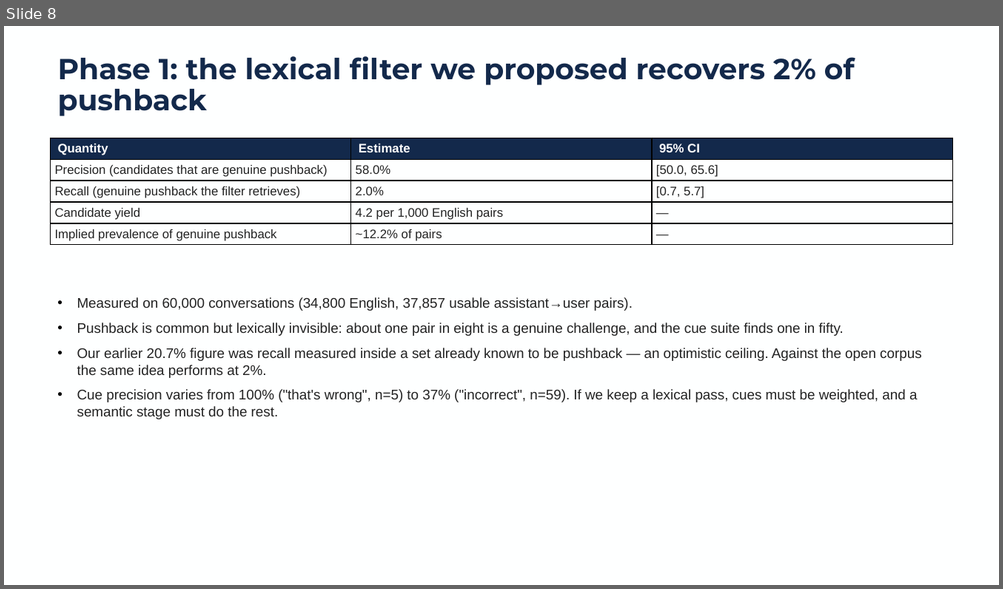
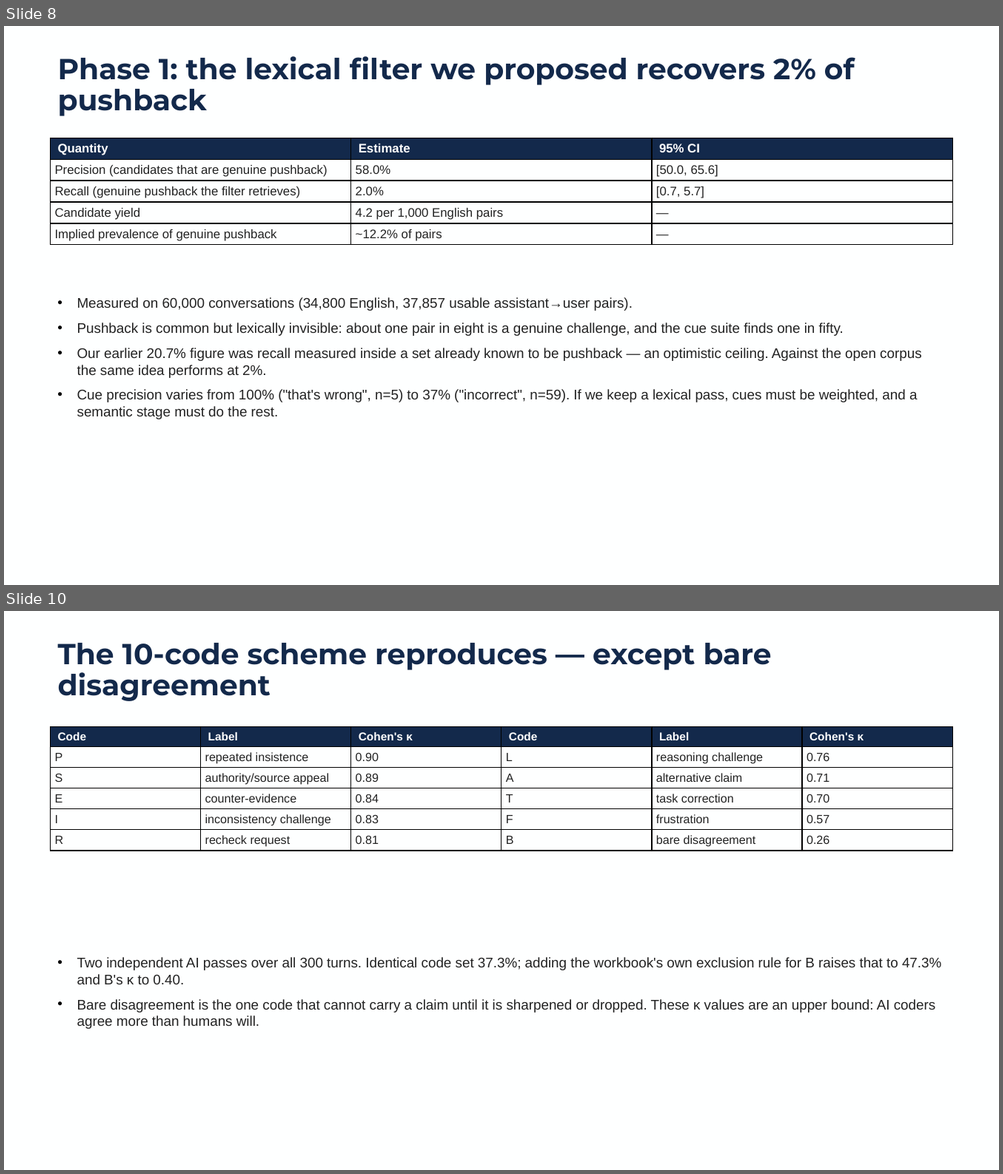
Before and after one commit to Devansh63/cs598-pushback-test, a slide deck: Devansh/progress/Progress_Slides.pptx. Shown one above the other, each under a label of ours: slide 8 before the commit, slides 8 and 10 after it; the slides between them are not shown. The pictures are 1003x589 and 1003x1174 pixels, drawn with LibreOffice and Linux fonts; fonts in the diff are those of the drawing; background and template pictures are left out. Boxes give left, top, right and bottom in pixels: in the first picture for what was removed or moved away, otherwise in the second. Text is boxed around its words. In the diff, an @@ line names an element or a change of style, - is before the commit and + after.

Commit message:
Add pushback_300 corpus: parse, audit, coding checks, natural-context replay
- loader for 300 real WildChat pushback cases (raw conversation text stays local)
- AI prescreen precision 100/100 on a 100-case sample
- 10-code reproducibility: nine codes at kappa 0.70-0.90; bare disagreement 0.26
  (0.40 with the workbook's own mutual-exclusion rule)
- natural-context replay (600 trials): 72-78% adoption vs 0-8% in the
  supplied-history pilot, matching the published 67-77% range
- PROGRESS, HANDOFF, README updated; deck extended to 12 slides

```diff
--- a/Devansh/progress/Progress_Slides.pptx
+++ b/Devansh/progress/Progress_Slides.pptx
@@ slide 10 added at [4, 611, 999, 1170], background picture (left out) @@
@@ title added at [58, 643, 771, 701], 28 pt, text #13294B, bold @@
+The 10-code scheme reproduces — except bare disagreement
@@ table added at [51, 726, 955, 850], 6 rows, 6 columns @@
+Code | Label | Cohen's κ | Code | Label | Cohen's κ
+P | repeated insistence | 0.90 | L | reasoning challenge | 0.76
+S | authority/source appeal | 0.89 | A | alternative claim | 0.71
+E | counter-evidence | 0.84 | T | task correction | 0.70
+I | inconsistency challenge | 0.83 | F | frustration | 0.57
+R | recheck request | 0.81 | B | bare disagreement | 0.26
@@ text added at [77, 957, 941, 1029], 13.5 pt, text #222222 @@
+• Two independent AI passes over all 300 turns. Identical code set 37.3%; adding the workbook's own exclusion rule for B raises that to 47.3% and B's κ to 0.40.
+• Bare disagreement is the one code that cannot carry a claim until it is sharpened or dropped. These κ values are an upper bound: AI coders agree more than humans will.
```
Also in this commit, not shown: 1 slide changed, 2 other slides added, 17 other files.
